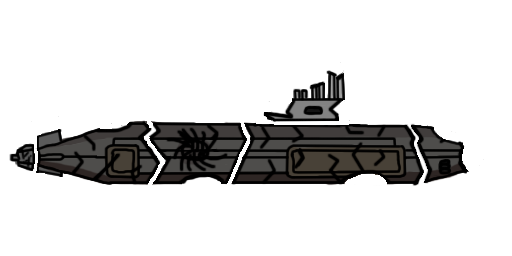
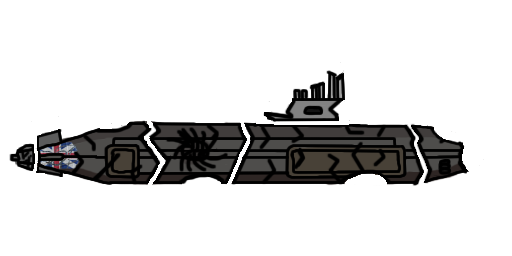
Layer changes from the first 512×256 image to the second:
added layer "Layer 3" (56%) above "Layer 4" over left=38, top=142, right=79, bottom=169
added layer "Layer 4" (89%) above "Layer 2" over left=37, top=142, right=79, bottom=169
